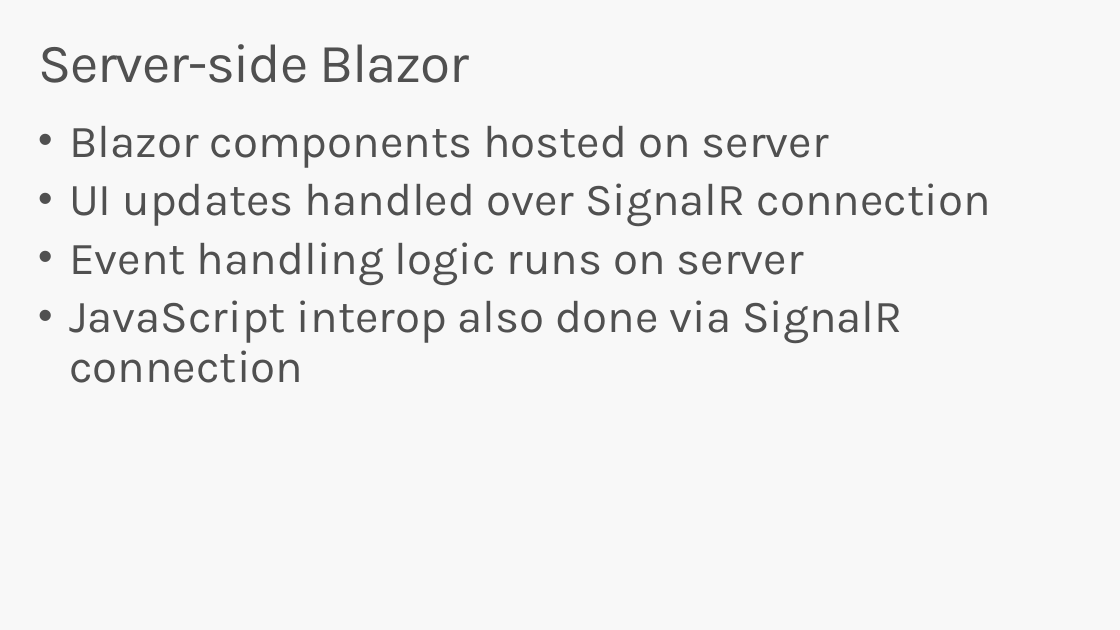
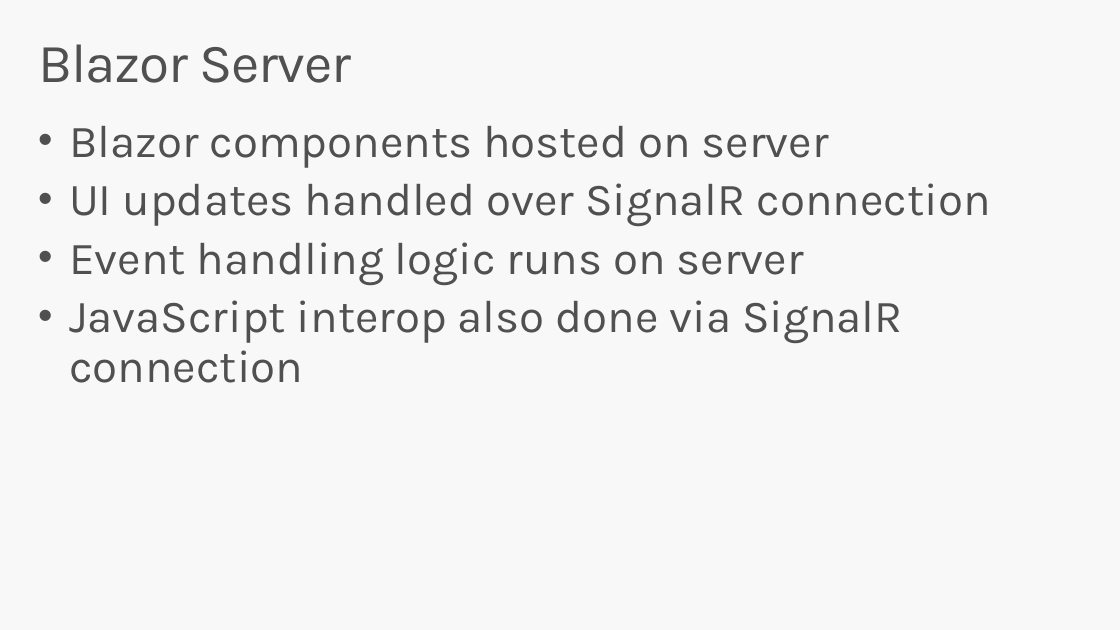
Before and after one commit to miroslavpopovic/aspnetcore-workshop, a slide deck: slide 11 of docs/blazor-introduction.pptx. Drawn at 1120x630 pixels with LibreOffice and Linux fonts; fonts in the diff are those of the drawing. Boxes give left, top, right and bottom in pixels: in the first picture for what was removed or moved away, otherwise in the second. Text is boxed around its words. In the diff, an @@ line names an element or a change of style, - is before the commit and + after.

Commit message:
Update Blazor client instructions part

```diff
--- a/docs/blazor-introduction.pptx
+++ b/docs/blazor-introduction.pptx
@@ title at [38,44,351,83]: text changed @@
-Server-side Blazor
+Blazor Server
```
Also in this commit, not shown: 5 other slides changed, 5 other files.
